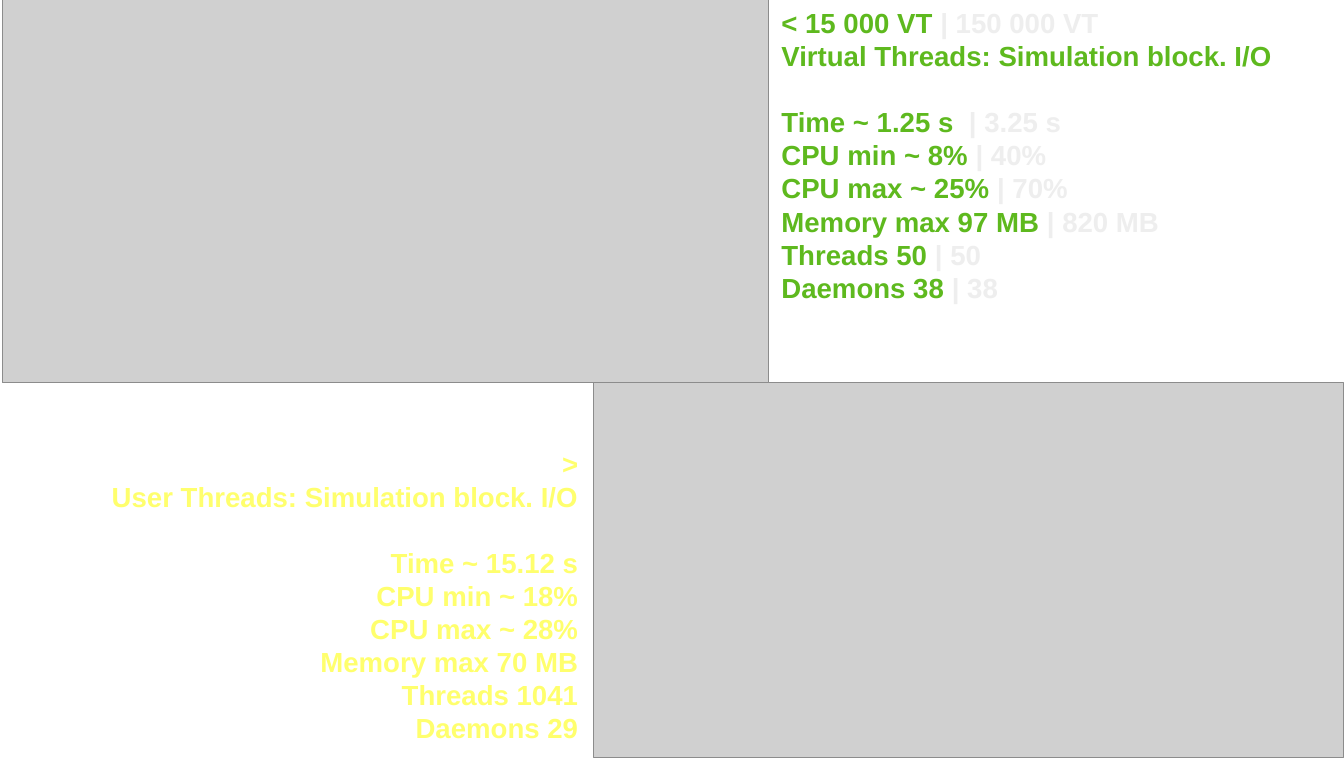
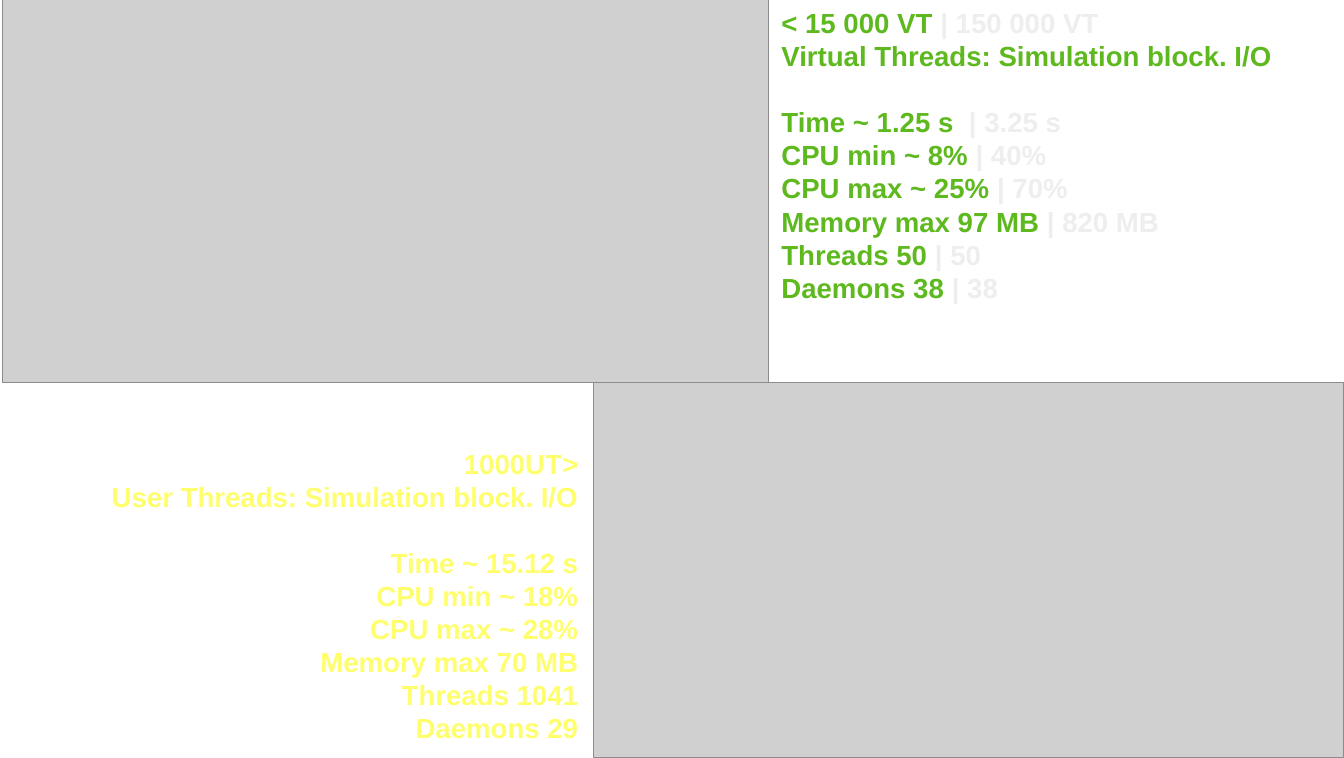
Before and after one commit to TrofimovMishka/java_virtual_threads, a slide deck: slide 7 of presentation/Java21-VirtualThreads.odp. Drawn at 1344x758 pixels with LibreOffice and Linux fonts; fonts in the diff are those of the drawing; grey boxes stand for pictures; background and template pictures are left out. Boxes give left, top, right and bottom in pixels: in the first picture for what was removed or moved away, otherwise in the second. Text is boxed around its words. In the diff, an @@ line names an element or a change of style, - is before the commit and + after.

```diff
--- a/presentation/Java21-VirtualThreads.odp
+++ b/presentation/Java21-VirtualThreads.odp
@@ text at [464,455,578,474]: text changed @@
->
+1000UT>
```
Also in this commit, not shown: 1 slide added, 12 other files.
